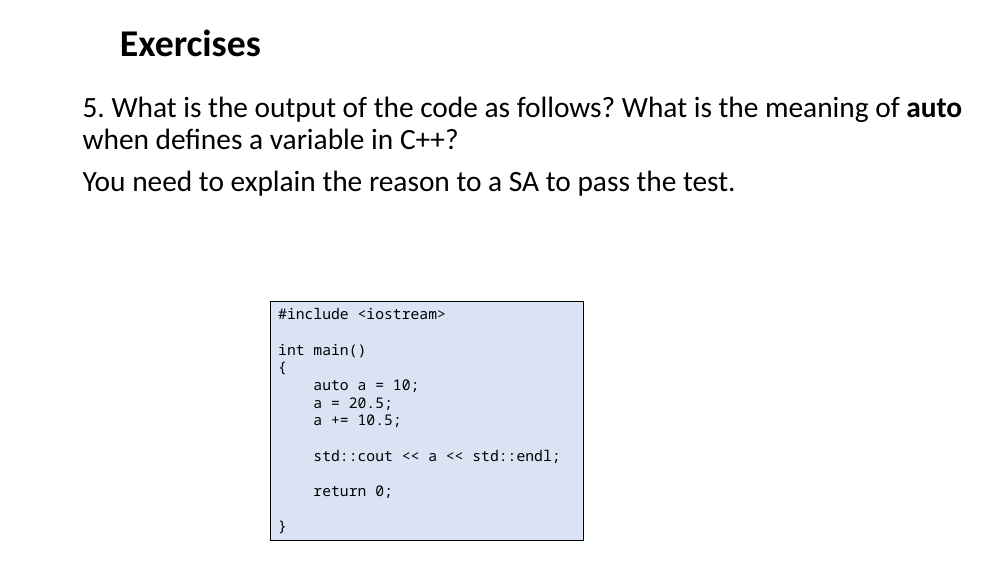
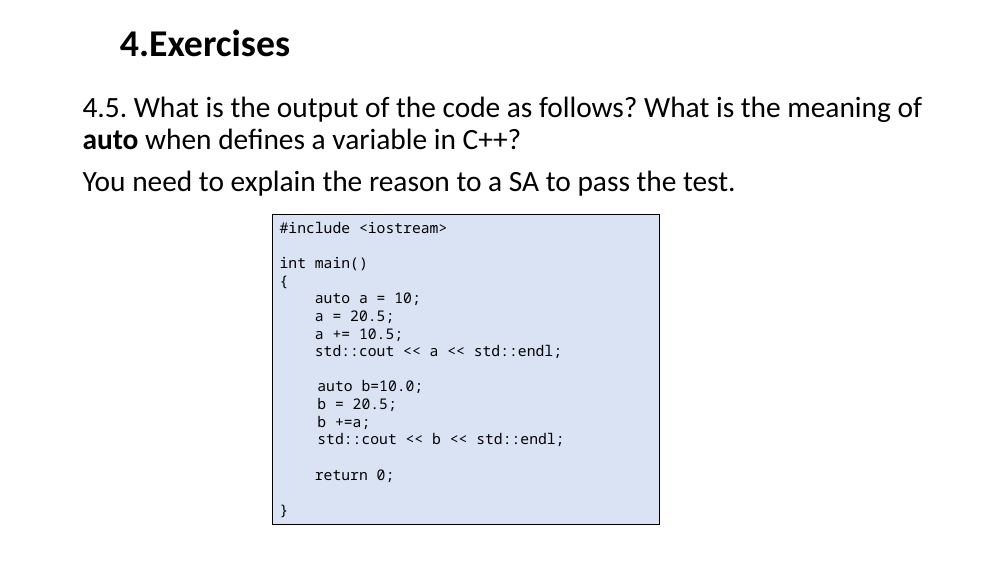
Before and after one commit to ShiqiYu/CPP, a slide deck: slide 26 of week02/Lab02.pptx (slide 15 before the commit). Drawn at 1008x567 pixels with LibreOffice and Linux fonts; fonts in the diff are those of the drawing; background and template pictures are left out. Boxes give left, top, right and bottom in pixels: in the first picture for what was removed or moved away, otherwise in the second. Text is boxed around its words. In the diff, an @@ line names an element or a change of style, - is before the commit and + after.

```diff
--- a/week02/Lab02.pptx
+++ b/week02/Lab02.pptx
@@ text at (120, 29, 290, 57): text changed @@
-Exercises
+4.Exercises
@@ text at (83, 96, 922, 150): text changed @@
-5. What is the output of the code as follows? What is the meaning of auto when defines a variable in C++?
+4.5. What is the output of the code as follows? What is the meaning of auto when defines a variable in C++?
@@ rectangle "#include <iostream>": place and size @@
-rectangle "#include <iostream>" at (271, 302, 584, 541)
+rectangle "#include <iostream>" at (272, 215, 660, 525)
@@ text in rectangle at (317, 379, 564, 446): paragraphs added @@
+auto b=10.0;
+b = 20.5;
+b +=a;
+std::cout << b << std::endl;
```
Also in this commit, not shown: 11 other slides changed, 11 slides added, 3 other files.
